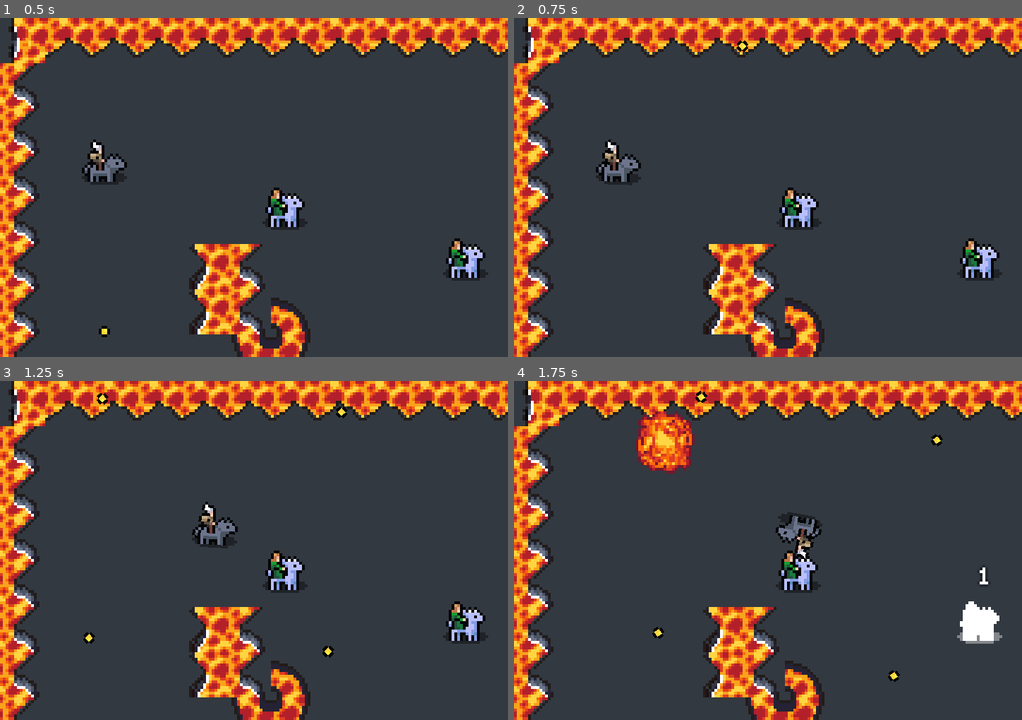
Above: before the commit, frames 1-4 (two rows, left to right).
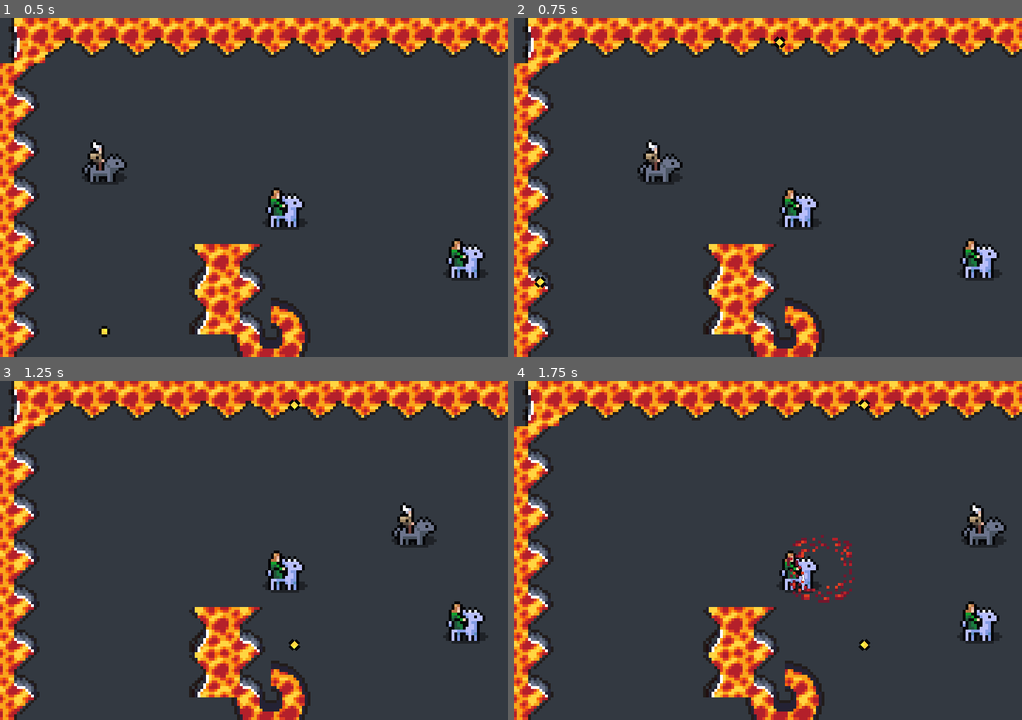
Above: after the commit, the same moments.

Repository: Snayff/not_quite_paradise4
Game: Godot game, scene res://world.tscn
Same seed, same stepped clock (60 frames per second), same inputs: the game is played once before the commit and once after it.
Inputs (mouse positions are in pixels of both pictures, inside the frame that each line leads up to):
- Up to frame 1 (0.5 s): no input
- Up to frame 2 (0.75 s): tap Enter at 0.5 s; move the mouse to (879, 170) at 0.52 s; hold D (move_right, bound only after the commit) from 0.53 s (still down); click (879, 170) at 0.67 s
- Up to frame 3 (1.25 s): keep holding D (move_right, bound only after the commit)
- Up to frame 4 (1.75 s): release D (move_right, bound only after the commit) at 1.25 s; drag from (666, 567) to (732, 523) at 1.27 s

Frame 1 is identical in both runs. In frame 2, 1.6% of the frame differs, in the area x 4-54%, y 5-80%; in frame 3, 1.8%; in frame 4, 4.9%, in the area x 23-97%, y 2-89%.

Commit message:
overhaul phsyics movement

Diff:
--- a/assets/node_icons/action.gd
+++ /dev/null
@@ -1,30 +0,0 @@
-extends BaseAction
-
-# meta-name: Action
-# meta-description: Actor's action, such as an attack or reaction.
-# meta-default: true
-
-func _configure() -> void:
-	friendly_name = ""
-	trigger = Constants.ActionTrigger.ATTACK
-	action_type = Constants.ActionType.ATTACK
-	tags = [Constants.ActionTag]
-
-	target_selection  = Constants.ActionTargetSelection.ACTOR
-	target_type = Constants.TargetType
-	target_preferences = [Constants.TargetPreference]
-
-	_base_cooldown = 0.0
-	_base_stamina_cost = 0
-	_base_damage = 0
-	_base_damage_type = Constants.DamageType
-	_base_cast_time = 0
-	_base_range = 0.0 # or Constants.MELEE_RANGE
-
-
-func use(initial_target: Actor) -> void:
-	super(initial_target)
-
-
-func get_description() -> String:
-	return ""
--- a/project.godot
+++ b/project.godot
@@ -34,6 +34,33 @@
 
 import/blender/enabled=false
 
+[input]
+
+move_left={
+"deadzone": 0.2,
+"events": [Object(InputEventKey,"resource_local_to_scene":false,"resource_name":"","device":-1,"window_id":0,"alt_pressed":false,"shift_pressed":false,"ctrl_pressed":false,"meta_pressed":false,"pressed":false,"keycode":0,"physical_keycode":65,"key_label":0,"unicode":97,"echo":false,"script":null)
+, Object(InputEventJoypadMotion,"resource_local_to_scene":false,"resource_name":"","device":-1,"axis":0,"axis_value":-1.0,"script":null)
+]
+}
+move_right={
+"deadzone": 0.2,
+"events": [Object(InputEventKey,"resource_local_to_scene":false,"resource_name":"","device":-1,"window_id":0,"alt_pressed":false,"shift_pressed":false,"ctrl_pressed":false,"meta_pressed":false,"pressed":false,"keycode":0,"physical_keycode":68,"key_label":0,"unicode":100,"echo":false,"script":null)
+, Object(InputEventJoypadMotion,"resource_local_to_scene":false,"resource_name":"","device":-1,"axis":0,"axis_value":1.0,"script":null)
+]
+}
+move_up={
+"deadzone": 0.2,
+"events": [Object(InputEventKey,"resource_local_to_scene":false,"resource_name":"","device":-1,"window_id":0,"alt_pressed":false,"shift_pressed":false,"ctrl_pressed":false,"meta_pressed":false,"pressed":false,"keycode":0,"physical_keycode":87,"key_label":0,"unicode":119,"echo":false,"script":null)
+, Object(InputEventJoypadMotion,"resource_local_to_scene":false,"resource_name":"","device":-1,"axis":1,"axis_value":-1.0,"script":null)
+]
+}
+move_down={
+"deadzone": 0.2,
+"events": [Object(InputEventKey,"resource_local_to_scene":false,"resource_name":"","device":-1,"window_id":0,"alt_pressed":false,"shift_pressed":false,"ctrl_pressed":false,"meta_pressed":false,"pressed":false,"keycode":0,"physical_keycode":83,"key_label":0,"unicode":115,"echo":false,"script":null)
+, Object(InputEventJoypadMotion,"resource_local_to_scene":false,"resource_name":"","device":-1,"axis":1,"axis_value":1.0,"script":null)
+]
+}
+
 [layer_names]
 
 2d_physics/layer_1="team1_hurtbox"
--- a/scenes/abcs/combat_actor.gd
+++ b/scenes/abcs/combat_actor.gd
@@ -3,20 +3,27 @@
 class_name CombatActor
 extends RigidBody2D
 
-
+#region SIGNALS
 signal target_changed(actor: CombatActor)  ## changed target to new combat_actor
 signal died  ## actor has died
+#endregion
 
 
+#region ON READY
 @onready var _health: ResourceComponent = %Health
 @onready var _on_hit_flash: FlashComponent = %OnHitFlash
 @onready var reusable_spawner: SpawnerComponent = %ReusableSpawner  ## component for spawning runtime-defined Nodes on the actor
 @onready var allegiance: Allegiance = %Allegiance
 @onready var _damage_numbers: PopUpNumbers = %DamageNumbers
 @onready var _death_trigger: DeathTrigger = $DeathTrigger
-@onready var _movement_component: MovementComponent = $MovementComponent
+@onready var _physics_movement: PhysicsMovementComponent = $PhysicsMovementComponent
+#endregion
 
 
+#region EXPORTS
+@export_category("Details")
+@export var _is_player: bool = false  ## if the actor is player controlled
+@export_category("Targeting")
 @export var target: CombatActor:  ## TODO: remove once proper targeting is in
 	set(value):
 		target = value
@@ -24,27 +31,30 @@
 @export_category("Physics")
 @export var _linear_damp: float = 5
 @export var _mass: float = 100
-@export var _is_player: bool = false  ## if the actor is player controlled
+#endregion
 
 
-var force: Vector2 = Vector2.ZERO  # TODO: as it is passed up it shoudl be asignal
+#region VARS
+
+#endregion
 
 
+#region FUNCS
 func _ready() -> void:
+	# NOTE: for some reason these arent being applied via the editor, but applying via code works
 	linear_damp = _linear_damp
 	mass = _mass
 	lock_rotation = true
 
 	update_collisions()
 
-
 	# UPDATE CHILDREN
 	if _health is ResourceComponent:
 		_health.value_decreased.connect(_on_hit_flash.activate.unbind(1))  # activate flash on hit
 		_health.emptied.connect(func(): died.emit())  # inform of death when empty
 
-	if _movement_component is MovementComponent:
-		_movement_component.is_attached_to_player = _is_player
+	if _physics_movement is PhysicsMovementComponent:
+		_physics_movement.is_attached_to_player = _is_player
 
 	# CONNECT ALL SIGNALS
 	# connect target_changed to all CombatActive children
@@ -57,14 +67,10 @@
 	_death_trigger.died.connect(func(): died.emit())
 
 func _integrate_forces(state: PhysicsDirectBodyState2D) -> void:
-	# stop sprite spinning
-	rotation_degrees = 0  #FIXME: doesnt seem to work
-	angular_velocity = 0
-	global_rotation_degrees = 0
-
-	if force != Vector2.ZERO:
-		apply_central_impulse(force)
+	if _physics_movement is PhysicsMovementComponent:
+		_physics_movement.calc_movement(state)
 
 ## updates all collisions to reflect current target, team etc.
 func update_collisions() -> void:
 	Utility.update_body_collisions(self, allegiance.team, Constants.TARGET_OPTION.other, target)
+#endregion
--- a/scenes/abcs/combat_actor.tscn
+++ b/scenes/abcs/combat_actor.tscn
@@ -10,7 +10,9 @@
 [ext_resource type="Script" path="res://scripts/components/functionals/tags.gd" id="8_5531i"]
 [ext_resource type="Script" path="res://scenes/components/pop_up_numbers.gd" id="9_xcpun"]
 [ext_resource type="FontFile" uid="uid://xfatb788yq6e" path="res://assets/fonts/SinsGold.ttf" id="10_nqnyt"]
-[ext_resource type="Script" path="res://scripts/components/functionals/movement.gd" id="11_ev8jy"]
+[ext_resource type="Script" path="res://scripts/components/functionals/physics_movement.gd" id="12_73flk"]
+
+[sub_resource type="PhysicsMaterial" id="PhysicsMaterial_8wo5g"]
 
 [sub_resource type="SpriteFrames" id="SpriteFrames_vxvtc"]
 resource_local_to_scene = true
@@ -29,9 +31,12 @@
 [node name="CombatActor" type="RigidBody2D"]
 collision_layer = 10
 collision_mask = 10
+physics_material_override = SubResource("PhysicsMaterial_8wo5g")
 gravity_scale = 0.0
-can_sleep = false
 lock_rotation = true
+custom_integrator = true
+max_contacts_reported = 4
+contact_monitor = true
 script = ExtResource("1_7c8xu")
 
 [node name="CollisionShape2D" type="CollisionShape2D" parent="."]
@@ -97,5 +102,6 @@
 _root = NodePath("..")
 _font = ExtResource("10_nqnyt")
 
-[node name="MovementComponent" type="Node2D" parent="."]
-script = ExtResource("11_ev8jy")
+[node name="PhysicsMovementComponent" type="Node" parent="." node_paths=PackedStringArray("_nodes_affected_by_facing")]
+script = ExtResource("12_73flk")
+_nodes_affected_by_facing = [NodePath("../AnimatedSprite2D"), NodePath("../ProjectilePosition")]
--- a/scripts/components/functionals/movement.gd
+++ b/scripts/components/functionals/movement.gd
@@ -1,4 +1,4 @@
-## apply movement to the attached node
+## apply movement to the attached node via transformation of the position
 @icon("res://assets/node_icons/move.png")
 class_name MovementComponent
 extends Node2D
@@ -43,8 +43,6 @@
 
 
 func _process(delta: float) -> void:
-	_handle_input()
-
 	# update travel resource; if empty it may auto self-destruct, based on [DeathTrigger] settings.
 	if _travel_resource is ResourceComponent:
 		if _previous_position == Vector2.ZERO:
@@ -91,14 +89,6 @@
 				new_y = clampf(root.force.y - gravity.y, root.force.y, 0)
 			root.force = Vector2(new_x, new_y)
 
-
-
-func _handle_input() -> void:
-	if is_attached_to_player:
-		if Input.is_mouse_button_pressed(MOUSE_BUTTON_LEFT):
-			target_actor = null
-			target_position = get_global_mouse_position()
-
 ## update the values regarding the roots position relative to the target, such as [direction] and [distance_to_target].
 func _update_relation_to_target() -> void:
 	if target_actor is CombatActor:
--- /dev/null
+++ b/scripts/components/functionals/physics_movement.gd
@@ -0,0 +1,124 @@
+## apply forces to the attached physics node
+@icon("res://assets/node_icons/phys_move.png")
+class_name PhysicsMovementComponent
+extends Node
+
+# TODO: move these to a stat sheet component
+const WALK_ACCEL = 1000.0
+const WALK_DEACCEL = 1000.0
+const WALK_MAX_VELOCITY = 200.0
+
+
+#region SIGNALS
+
+#endregion
+
+
+#region ON READY
+
+#endregion
+
+
+#region EXPORTS
+@export_category("Component Links")
+@export var _nodes_affected_by_facing: Array[Node2D] = []
+@export_category("Details")
+@export var is_attached_to_player: bool = false
+#endregion
+
+
+#region VARS
+var _facing_left: bool = false
+#endregion
+
+
+#region FUNCS
+func calc_movement(state: PhysicsDirectBodyState2D) -> void:
+	var velocity := state.get_linear_velocity()
+	var step := state.get_step()
+
+	# Get player input.
+	if is_attached_to_player:
+		velocity = _apply_input_movement_velocity(velocity, step)
+
+	# FIXME: this  is calling input twice and only works for player. dumb.
+	_amend_facing(velocity, Input.is_action_pressed(&"move_left"), Input.is_action_pressed(&"move_right"))
+
+	# Finally, apply gravity and set back the linear velocity.
+	velocity += state.get_total_gravity() * step
+	state.set_linear_velocity(velocity)
+
+
+## amends given velocity by input and returns amended velocity
+func _apply_input_movement_velocity(velocity: Vector2, delta: float) -> Vector2:
+	var move_left := Input.is_action_pressed(&"move_left")
+	var move_right := Input.is_action_pressed(&"move_right")
+	var move_up := Input.is_action_pressed(&"move_up")
+	var move_down := Input.is_action_pressed(&"move_down")
+
+	# Process logic when character is on floor.
+	if move_left and not move_right:
+		if velocity.x > -WALK_MAX_VELOCITY:
+			velocity.x -= WALK_ACCEL * delta
+	elif move_right and not move_left:
+		if velocity.x < WALK_MAX_VELOCITY:
+			velocity.x += WALK_ACCEL * delta
+	else:
+		var xv := absf(velocity.x)
+		xv -= WALK_DEACCEL * delta
+		if xv < 0:
+			xv = 0
+		velocity.x = signf(velocity.x) * xv
+
+	# up down
+	if move_up and not move_down:
+		if velocity.y > -WALK_MAX_VELOCITY:
+			velocity.y -= WALK_ACCEL * delta
+	elif move_down and not move_up:
+		if velocity.y < WALK_MAX_VELOCITY:
+			velocity.y += WALK_ACCEL * delta
+	else:
+		var yv := absf(velocity.y)
+		yv -= WALK_DEACCEL * delta
+		if yv < 0:
+			yv = 0
+		velocity.y = signf(velocity.y) * yv
+
+	return velocity
+
+## amend the attached sprites facing based on movement and velocity
+func _amend_facing(velocity: Vector2, move_left: bool, move_right: bool) -> void:
+	# check there is something to amend
+	if _nodes_affected_by_facing.size() == 0:
+		return
+
+	var new_facing_left := _facing_left
+
+	# Check facing
+	if velocity.x < 0 and move_left:
+		new_facing_left = true
+	elif velocity.x > 0 and move_right:
+		new_facing_left = false
+
+	# Update facings
+	if new_facing_left != _facing_left:
+		for node in _nodes_affected_by_facing:
+			if new_facing_left:
+				# some nodes just need the x axis flipping
+				node.scale.x = -1
+
+				# but some nodes need their relative position flipping, too
+				if node.position.x != 0:
+					node.position.x = node.position.x * -1
+			else:
+				node.scale.x = 1
+
+				if node.position.x != 0:
+					node.position.x = node.position.x * -1
+
+		_facing_left = new_facing_left
+
+
+
+
+#endregion
--- a/scripts/components/functionals/spawner.gd
+++ b/scripts/components/functionals/spawner.gd
@@ -15,7 +15,7 @@
 ## returns the instance of the spawned scene.
 func spawn_scene(global_spawn_position: Vector2 = global_position, parent: Node = get_tree().current_scene) -> Node:
 	if not scene is PackedScene:
-		push_warning("SpawnerComponent: Nothing to spawn.")
+		#push_warning("SpawnerComponent: Nothing to spawn.")
 		return
 
 	# Instance the scene
--- a/world.tscn
+++ b/world.tscn
@@ -64,22 +64,35 @@
 position = Vector2(37, 51)
 collision_layer = 1
 collision_mask = 1
+physics_material_override = null
+can_sleep = false
+custom_integrator = false
+max_contacts_reported = 0
+contact_monitor = false
 linear_damp = 999999.0
+_is_player = true
 target = NodePath("../HorseyRider")
 _linear_damp = 3.0
 _mass = 5.0
-_is_player = true
 
 [node name="HorseyRider" parent="." instance=ExtResource("6_d7rtk")]
 position = Vector2(165, 85)
 collision_layer = 1
 collision_mask = 1
+physics_material_override = null
+can_sleep = false
+custom_integrator = false
+max_contacts_reported = 0
+contact_monitor = false
 linear_damp = 999999.0
 
 [node name="HorseyRider2" parent="." instance=ExtResource("6_d7rtk")]
 position = Vector2(101, 67)
 collision_layer = 1
 collision_mask = 1
+physics_material_override = null
+can_sleep = false
+custom_integrator = false
+max_contacts_reported = 0
+contact_monitor = false
 linear_damp = 999999.0
-
-[editable path="WolfRider"]
Binary file added: assets/node_icons/phys_move.png
Not shown, added: assets/node_icons/phys_move.png.import
Not shown: 1 places in scenes/abcs/combat_actor.tscn that only renumber resources
Not shown, changed: todo.txt
